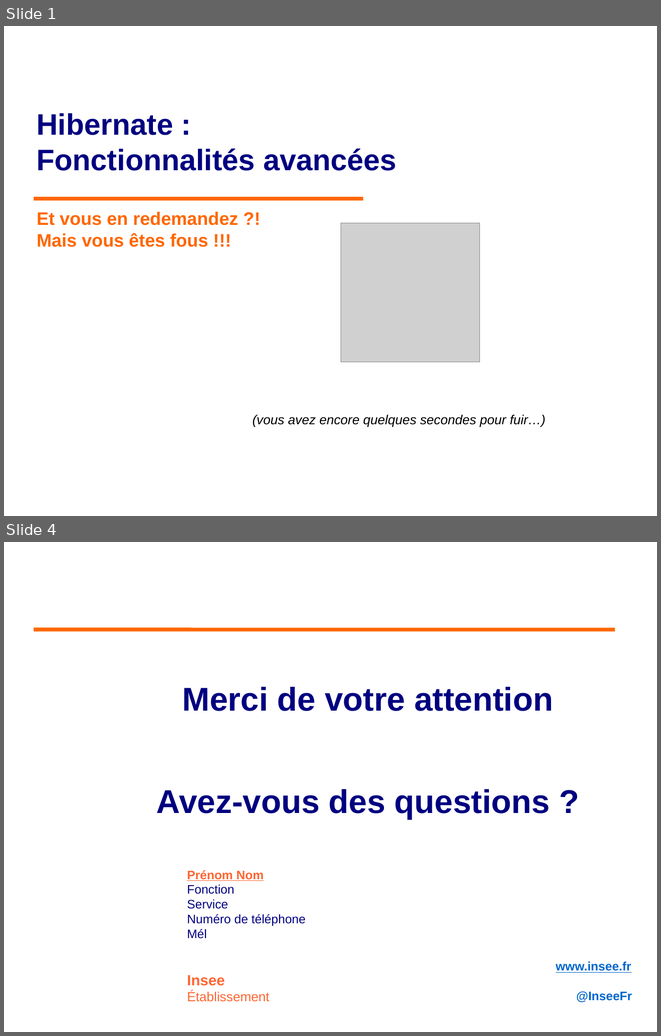
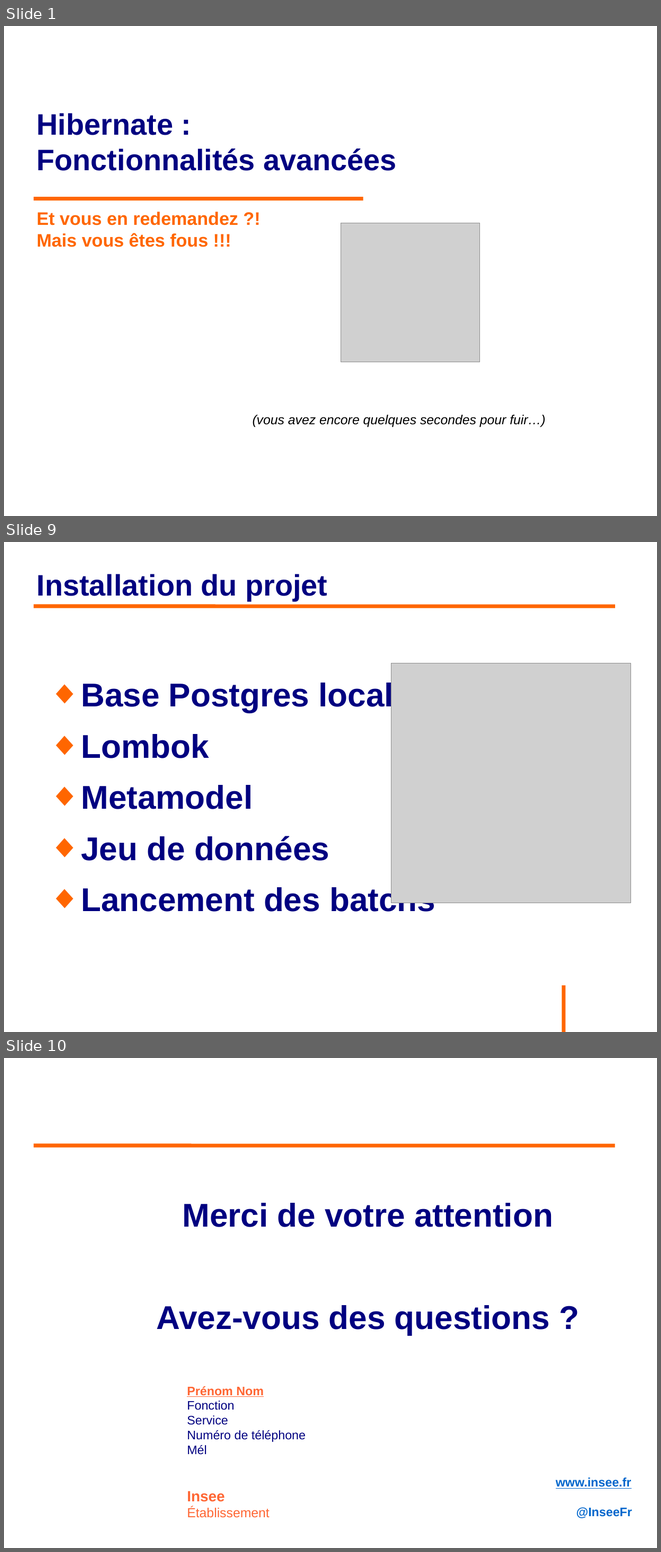
Before and after one commit to philphils/formation-hibernate-avancee, a slide deck: Documentation/diapo_formation_hibernate_avancee.odp. Shown one above the other, each under a label of ours: slides 1 and 4 before the commit, slides 1, 9 and 10 after it; the slides between them are not shown. The pictures are 661x1036 and 661x1552 pixels, drawn with LibreOffice and Linux fonts; fonts in the diff are those of the drawing; grey boxes stand for pictures; background and template pictures are left out. Boxes give left, top, right and bottom in pixels: in the first picture for what was removed or moved away, otherwise in the second. Text is boxed around its words. In the diff, an @@ line names an element or a change of style, - is before the commit and + after.

Commit message:
Permière partie rappel et installation projet

```diff
--- a/Documentation/diapo_formation_hibernate_avancee.odp
+++ b/Documentation/diapo_formation_hibernate_avancee.odp
@@ slide 9 added at bbox=[4, 542, 657, 1032], background #FFFFFF @@
@@ title added at bbox=[37, 574, 327, 601], 36 pt, text #000080, bold @@
+Installation du projet
@@ line added from (34, 606) to (616, 606), #FF6600 4.54 pt @@
@@ picture added at bbox=[391, 663, 631, 903] @@
@@ text added at bbox=[81, 680, 435, 911], 40 pt, text #000080, bold @@
+◆ Base Postgres locale
+◆ Lombok
+◆ Metamodel
+◆ Jeu de données
+◆ Lancement des batchs
@@ line added from (564, 985) to (564, 1032), #FF6600 4.54 pt @@
@@ what was slide 4 is now slide 10 @@
```
Also in this commit, not shown: 2 slides changed, 5 other slides added.
